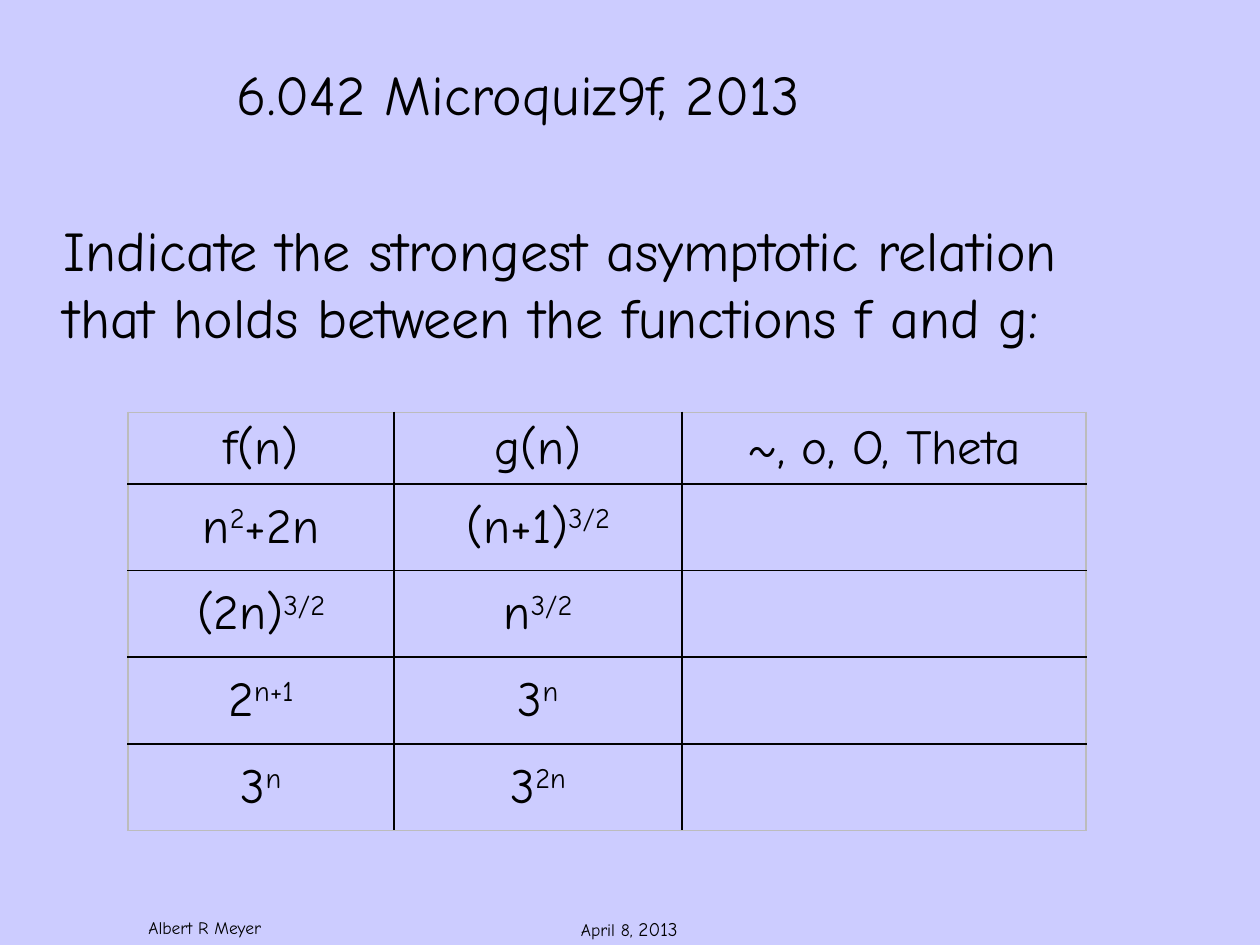
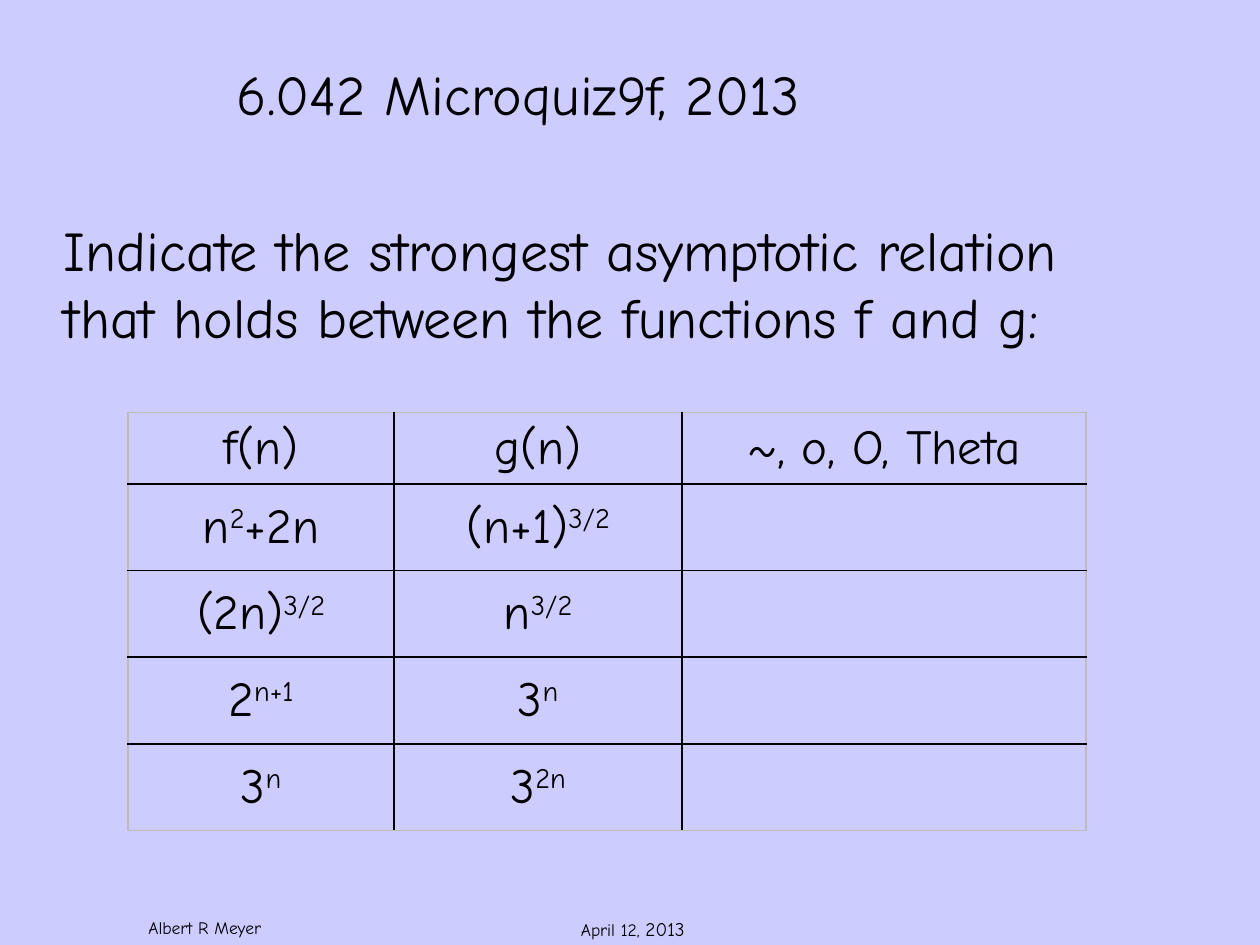
Before and after one commit to armeyer/mcs_web, a slide deck: slide 1 of spring13/slides13/microquiz9f.pptx. Drawn at 1260x945 pixels with LibreOffice and Linux fonts; fonts in the diff are those of the drawing; background and template pictures are left out. Boxes give left, top, right and bottom in pixels: in the first picture for what was removed or moved away, otherwise in the second. Text is boxed around its words. In the diff, an @@ line names an element or a change of style, - is before the commit and + after.

Commit message:
fix date microquiz9f.pptx

```diff
--- a/spring13/slides13/microquiz9f.pptx
+++ b/spring13/slides13/microquiz9f.pptx
@@ text at (x1=581, y1=923, x2=684, y2=940): text changed @@
-April 8, 2013
+April 12, 2013
```
